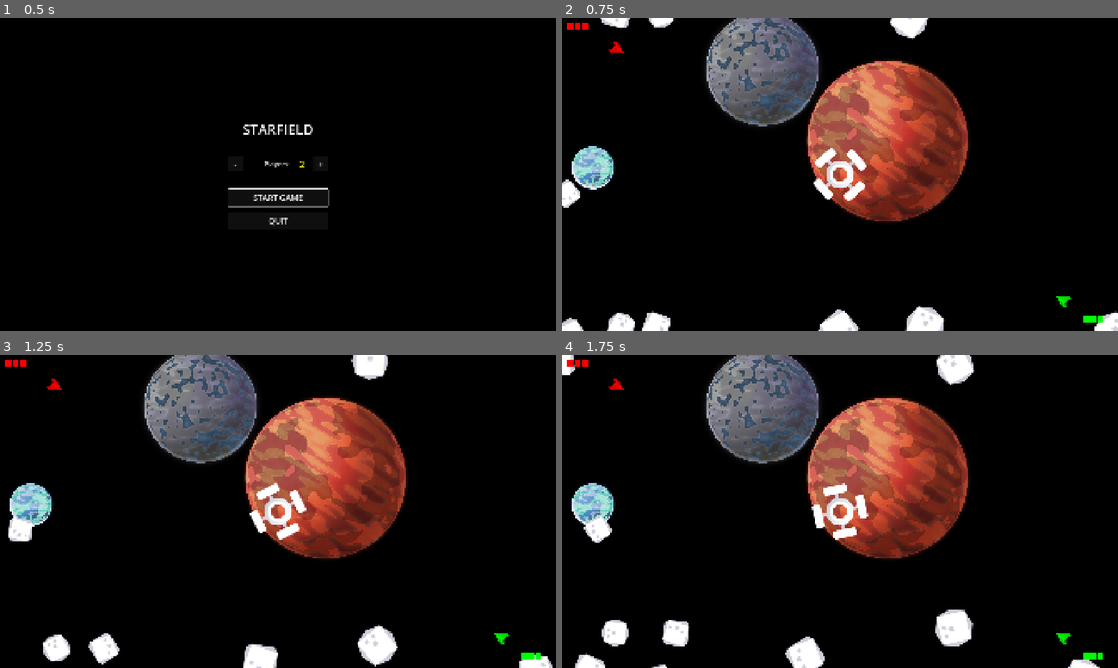
Above: before the commit, frames 1-4 (two rows, left to right).
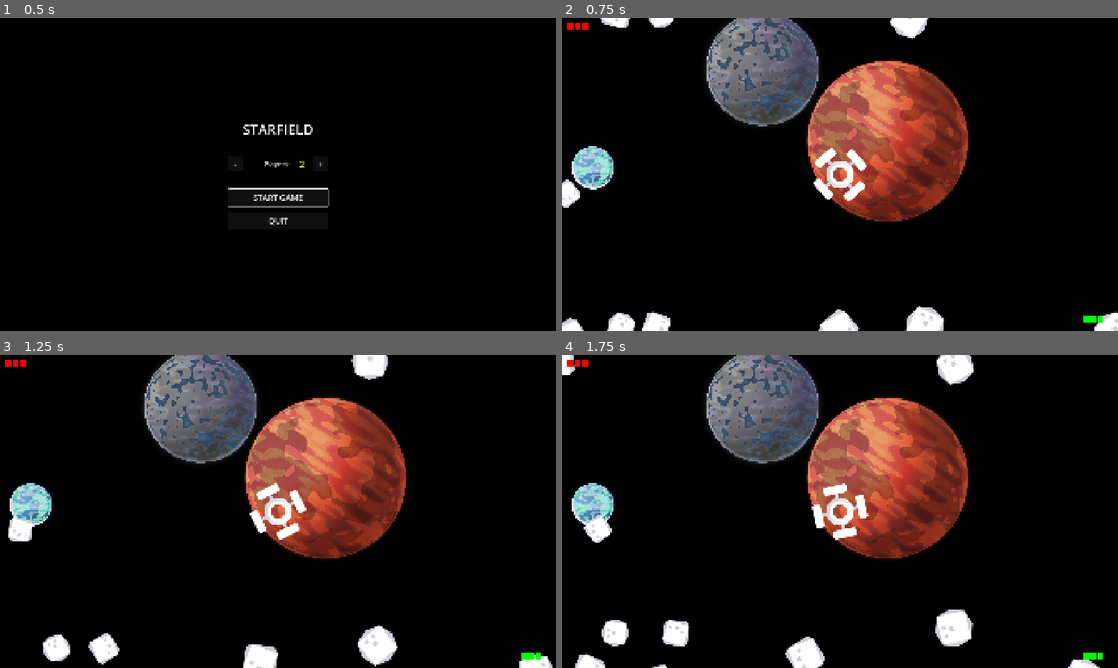
Above: after the commit, the same moments.

Repository: Teeohbee/CelestialMeadow
Game: Godot game, scene res://menu.tscn
The game is run twice, just before and just after one commit, with the same random seed, the same clock (stepped at 60 frames per second) and the same inputs.
Inputs:
- Up to frame 1 (0.5 s): no input
- Up to frame 2 (0.75 s): click "START GAME" at 0.5 s
- Up to frame 3 (1.25 s): no input
- Up to frame 4 (1.75 s): no input

Frame 1 is identical in both runs. In frame 2, 0.1% of the frame differs, in the area x 8-92%, y 7-93%; in frame 3, 0.1%; in frame 4, 0.1%.
Error after the commit: Parse Error: Expected indented block after function declaration. (res://player.gd:180)

Commit message:
Fix power-up bugs
- Add cleanup_powerups() to reset all power-up states
- Call cleanup on player death to prevent orphaned timers
- Call cleanup on respawn to ensure clean state
- Add is_instance_valid() checks after awaits
- Add dead check before activating power-ups
- Prevent multiple shield bubbles
- Ensure stats reset properly on death/respawn

Diff:
--- a/player.gd
+++ b/player.gd
@@ -86,6 +86,9 @@
 	if camera and camera.has_method("shake"):
 		camera.shake(20.0)
 
+	# Clean up active power-ups
+	cleanup_powerups()
+
 	lives -= 1
 	emit_signal("lives_changed", player_number, lives)
 
@@ -111,6 +114,9 @@
 	$Explosion.hide()
 	$CollisionShape2D.set_deferred("disabled", false)
 
+	# Ensure power-ups are cleaned up
+	cleanup_powerups()
+
 	# Brief invincibility with visual feedback
 	set_collision_layer_value(1, false)
 	var tween = create_tween()
@@ -123,7 +129,7 @@
 	$Ship.modulate.a = 1.0
 
 func activate_shield():
-	if shield_active:
+	if shield_active or dead:
 		return
 	shield_active = true
 	set_collision_layer_value(1, false)
@@ -144,27 +150,47 @@
 
 	await get_tree().create_timer(5.0).timeout
 	shield_active = false
-	if not dead:
+	if not dead and is_instance_valid(self):
 		set_collision_layer_value(1, true)
 		if has_node("ShieldBubble"):
 			$ShieldBubble.queue_free()
 
 func activate_rapid_fire():
-	if rapid_fire_active:
+	if rapid_fire_active or dead:
 		return
 	rapid_fire_active = true
 	$ShootTimer.wait_time = base_shoot_delay * 0.5
 
 	await get_tree().create_timer(10.0).timeout
 	rapid_fire_active = false
-	$ShootTimer.wait_time = base_shoot_delay
+	if is_instance_valid(self):
+		$ShootTimer.wait_time = base_shoot_delay
 
 func activate_speed_boost():
-	if speed_boost_active:
+	if speed_boost_active or dead:
 		return
 	speed_boost_active = true
 	engine_power = base_engine_power * 2.0
 
 	await get_tree().create_timer(8.0).timeout
 	speed_boost_active = false
-	engine_power = base_engine_power
+	if is_instance_valid(self):
+		engine_power = base_engine_power
+
+func cleanup_powerups():
+# Reset all power-up states
+shield_active = false
+rapid_fire_active = false
+speed_boost_active = false
+
+# Remove shield bubble if it exists
+if has_node("ShieldBubble"):
+$ShieldBubble.queue_free()
+
+# Reset stats to base values
+engine_power = base_engine_power
+$ShootTimer.wait_time = base_shoot_delay
+
+# Re-enable collision (in case shield was active)
+if not dead:
+set_collision_layer_value(1, true)
